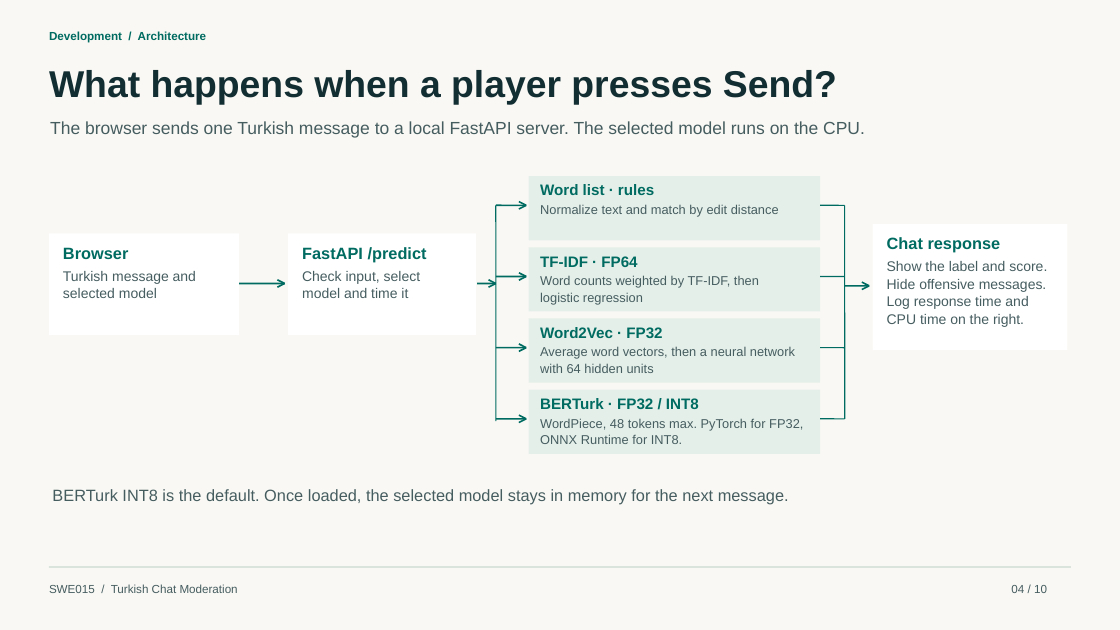
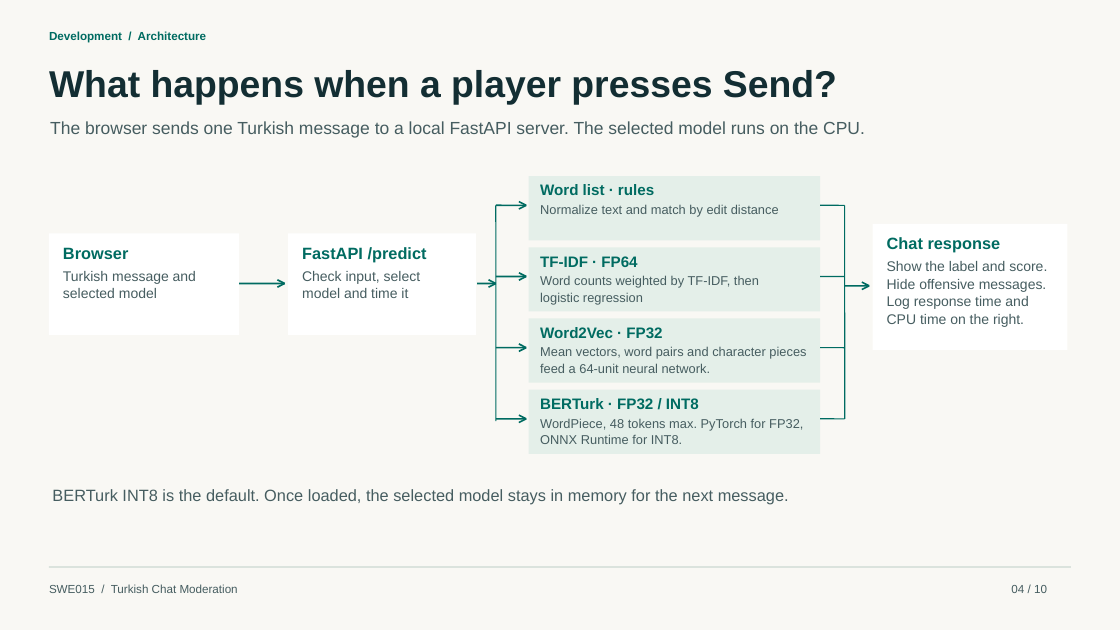
Before and after one commit to MuhammedSaidTosun/swe015-turkce-moderasyon, a slide deck: slide 4 of docs/SWE015_Turkce_Moderasyon_Sunum.pptx. Drawn at 1120x630 pixels with LibreOffice and Linux fonts; fonts in the diff are those of the drawing. Boxes give left, top, right and bottom in pixels: in the first picture for what was removed or moved away, otherwise in the second. Text is boxed around its words. In the diff, an @@ line names an element or a change of style, - is before the commit and + after.

Commit message:
Retrain the Turkish Word2Vec moderator with subword and chat context features

```diff
--- a/docs/SWE015_Turkce_Moderasyon_Sunum.pptx
+++ b/docs/SWE015_Turkce_Moderasyon_Sunum.pptx
@@ text at [540, 346, 806, 359]: text changed @@
-Average word vectors, then a neural network
+Mean vectors, word pairs and character pieces
@@ text at [540, 363, 711, 373]: text changed @@
-with 64 hidden units
+feed a 64-unit neural network.
```
Also in this commit, not shown: 5 other slides changed, 15 other files.
